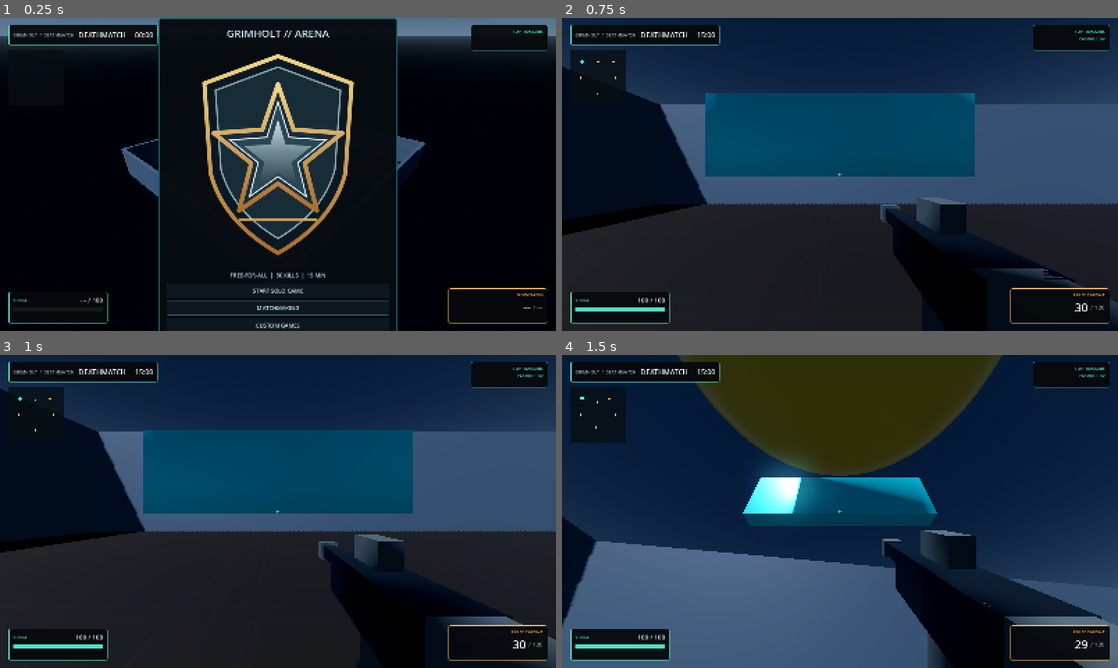
Above: before the commit, frames 1-4 (two rows, left to right).
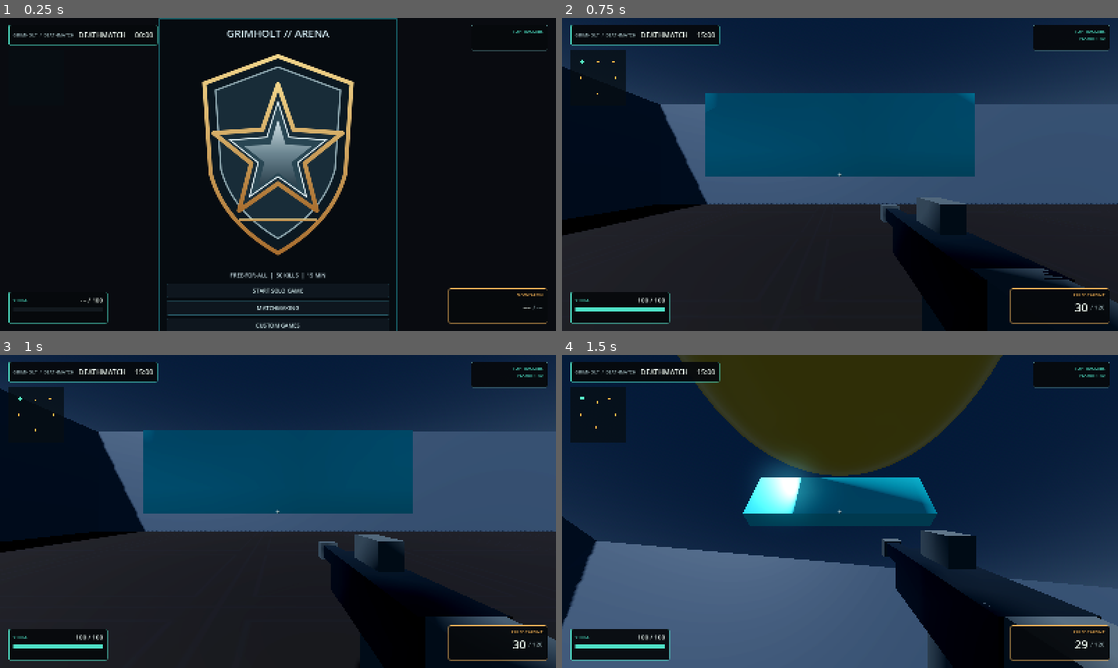
Above: after the commit, the same moments.

Repository: HazelTheSquirrel/Grimholt-Test
Game: Godot game, scene res://scenes/main.tscn
Same seed, same stepped clock (60 frames per second), same inputs: the game is played once before the commit and once after it.
Inputs (mouse positions are in pixels of both pictures, inside the frame that each line leads up to):
- Up to frame 1 (0.25 s): no input
- Up to frame 2 (0.75 s): click "START SOLO GAME" at 0.5 s
- Up to frame 3 (1 s): no input
- Up to frame 4 (1.5 s): tap Enter at 1.25 s; move the mouse to (867, 511) at 1.27 s; hold W (move_forward) from 1.28 s (still down); hold Ctrl (crouch) from 1.28 s (still down); click (867, 511) at 1.42 s

The runs differ from the first frame. In frame 1, 3.3% of the frame differs, in the area x 0-100%, y 0-57%; in frame 2, nothing differs; in frame 3, nothing differs; in frame 4, nothing differs.

Commit message:
Remove competing arena preview camera

Diff:
--- a/Grimholt/scenes/shooter/arena.tscn
+++ b/Grimholt/scenes/shooter/arena.tscn
@@ -70,11 +70,6 @@
 light_energy = 1.35
 shadow_enabled = true
 
-[node name="PreviewCamera" type="Camera3D" parent="."]
-position = Vector3(47, 37, 52)
-rotation_degrees = Vector3(-29, 42, 0)
-current = true
-fov = 64.0
 
 [node name="Floor" type="StaticBody3D" parent="."]
 position = Vector3(0, -0.5, 0)
